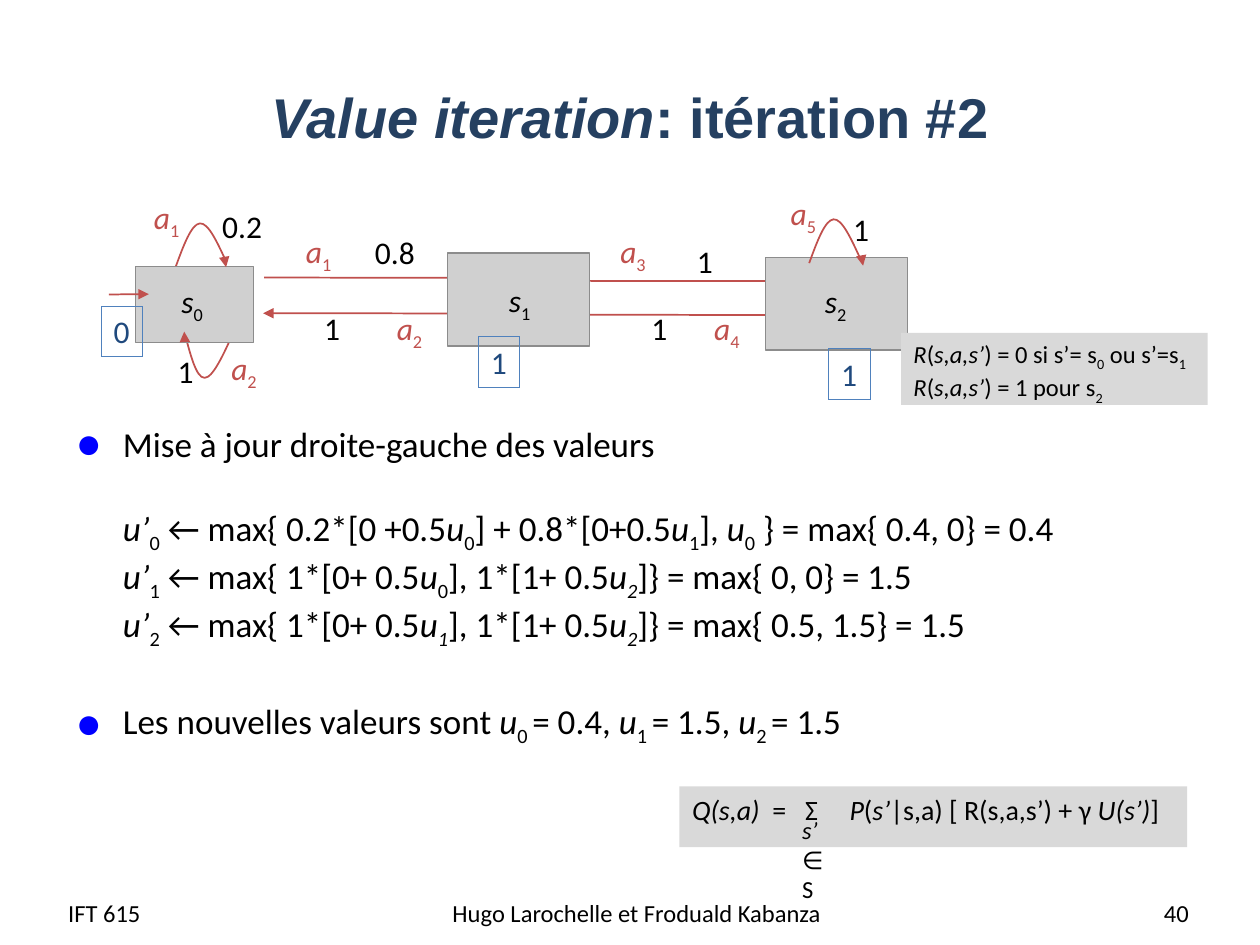
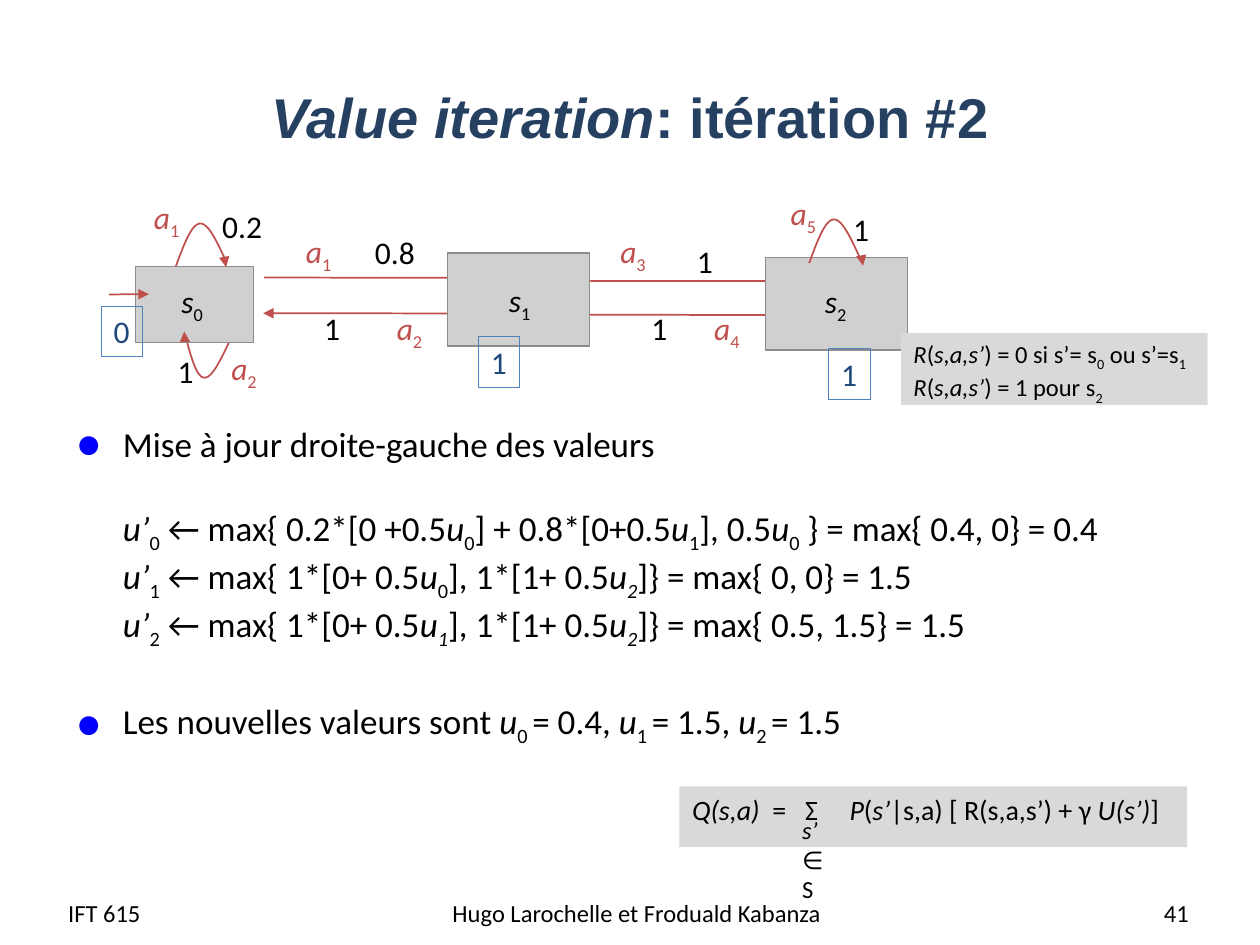
Before and after one commit to djeffkanda/djeffkanda.github.io, a slide deck: slide 41 of ift/assets/slides/ift615-14-MDP.pptx (slide 40 before the commit). Drawn at 1260x945 pixels with LibreOffice and Linux fonts; fonts in the diff are those of the drawing; grey boxes stand for pictures. Boxes give left, top, right and bottom in pixels: in the first picture for what was removed or moved away, otherwise in the second. Text is boxed around its words. In the diff, an @@ line names an element or a change of style, - is before the commit and + after.

```diff
--- a/ift/assets/slides/ift615-14-MDP.pptx
+++ b/ift/assets/slides/ift615-14-MDP.pptx
@@ text at [123,432,1097,646]: text changed @@
-● Mise à jour droite-gauche des valeurs
-  u’0 ← max{ 0.2*[0 +0.5u0] + 0.8*[0+0.5u1], u0 } = max{ 0.4, 0} = 0.4
-  u’1 ← max{ 1*[0+ 0.5u0], 1*[1+ 0.5u2]} = max{ 0, 0} = 1.5
-  u’2 ← max{ 1*[0+ 0.5u1], 1*[1+ 0.5u2]} = max{ 0.5, 1.5} = 1.5
+● Mise à jour droite-gauche des valeurs
+  u’0 ← max{ 0.2*[0 +0.5u0] + 0.8*[0+0.5u1], 0.5u0 } = max{ 0.4, 0} = 0.4
+  u’1 ← max{ 1*[0+ 0.5u0], 1*[1+ 0.5u2]} = max{ 0, 0} = 1.5
+  u’2 ← max{ 1*[0+ 0.5u1], 1*[1+ 0.5u2]} = max{ 0.5, 1.5} = 1.5
@@ page number at [1164,906,1189,922]: text changed @@
-40
+41
```
Also in this commit, not shown: 9 other slides changed, 2 slides added, 1 slide removed, 2 other files.
